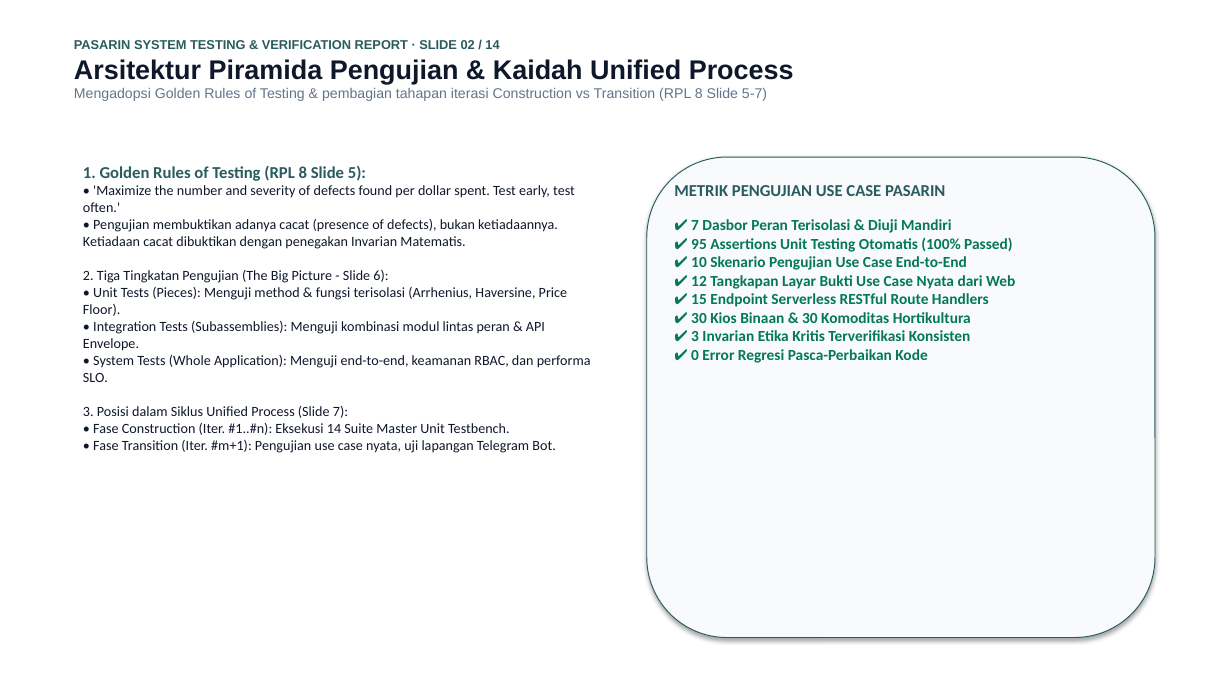
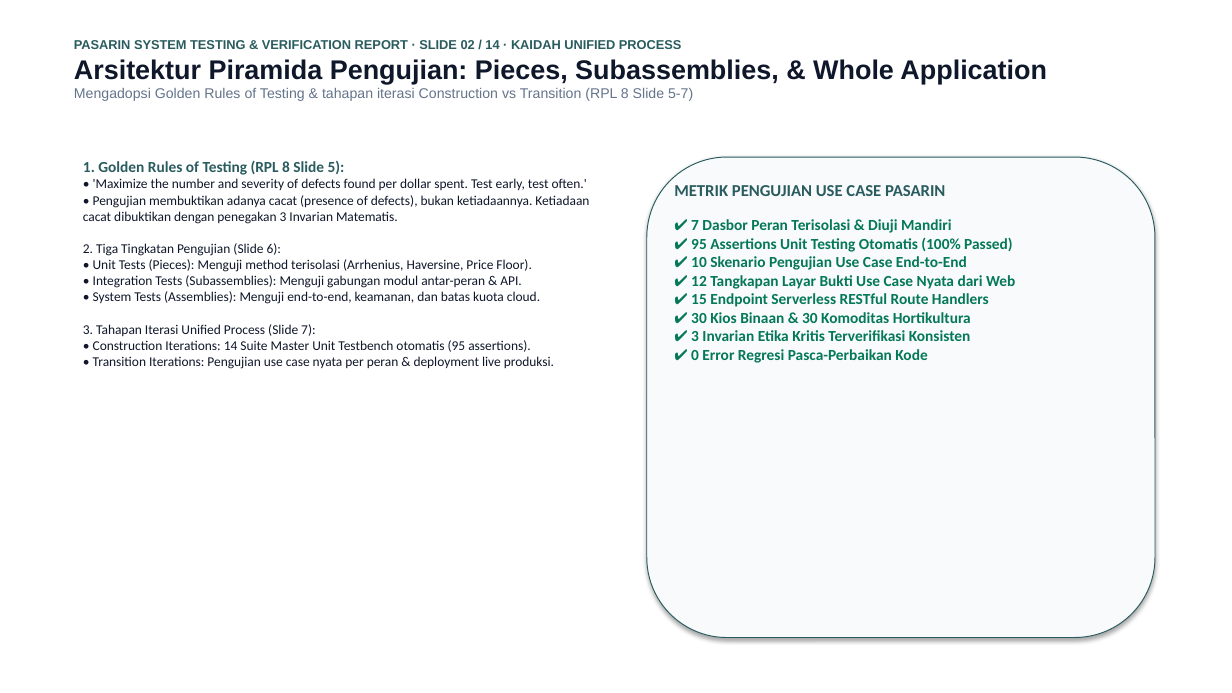
Before and after one commit to mrshlaf/pasarin, a slide deck: slide 2 of LAPORAN_PENGUJIAN_DAN_VERIFIKASI_SISTEM_PASARIN.pptx. Drawn at 1232x693 pixels with LibreOffice and Linux fonts; fonts in the diff are those of the drawing. Boxes give left, top, right and bottom in pixels: in the first picture for what was removed or moved away, otherwise in the second. Text is boxed around its words. In the diff, an @@ line names an element or a change of style, - is before the commit and + after.

Commit message:
docs(presentation): align theory methods and matched web use case explanations

```diff
--- a/LAPORAN_PENGUJIAN_DAN_VERIFIKASI_SISTEM_PASARIN.pptx
+++ b/LAPORAN_PENGUJIAN_DAN_VERIFIKASI_SISTEM_PASARIN.pptx
@@ text at [74,40,1047,101]: text changed @@
-PASARIN SYSTEM TESTING & VERIFICATION REPORT · SLIDE 02 / 14
-Arsitektur Piramida Pengujian & Kaidah Unified Process
-Mengadopsi Golden Rules of Testing & pembagian tahapan iterasi Construction vs Transition (RPL 8 Slide 5-7)
+PASARIN SYSTEM TESTING & VERIFICATION REPORT · SLIDE 02 / 14 · KAIDAH UNIFIED PROCESS
+Arsitektur Piramida Pengujian: Pieces, Subassemblies, & Whole Application
+Mengadopsi Golden Rules of Testing & tahapan iterasi Construction vs Transition (RPL 8 Slide 5-7)
@@ text at [83,178,589,369]: text changed; size 11 to 10.5 pt @@
-• 'Maximize the number and severity of defects found per dollar spent. Test early, test often.'
-• Pengujian membuktikan adanya cacat (presence of defects), bukan ketiadaannya. Ketiadaan cacat dibuktikan dengan penegakan Invarian Matematis.
-2. Tiga Tingkatan Pengujian (The Big Picture - Slide 6):
-• Unit Tests (Pieces): Menguji method & fungsi terisolasi (Arrhenius, Haversine, Price Floor).
-• Integration Tests (Subassemblies): Menguji kombinasi modul lintas peran & API Envelope.
-• System Tests (Whole Application): Menguji end-to-end, keamanan RBAC, dan performa SLO.
-3. Posisi dalam Siklus Unified Process (Slide 7):
-• Fase Construction (Iter. #1..#n): Eksekusi 14 Suite Master Unit Testbench.
-• Fase Transition (Iter. #m+1): Pengujian use case nyata, uji lapangan Telegram Bot.
+• 'Maximize the number and severity of defects found per dollar spent. Test early, test often.'
+• Pengujian membuktikan adanya cacat (presence of defects), bukan ketiadaannya. Ketiadaan cacat dibuktikan dengan penegakan 3 Invarian Matematis.
+2. Tiga Tingkatan Pengujian (Slide 6):
+• Unit Tests (Pieces): Menguji method terisolasi (Arrhenius, Haversine, Price Floor).
+• Integration Tests (Subassemblies): Menguji gabungan modul antar-peran & API.
+• System Tests (Assemblies): Menguji end-to-end, keamanan, dan batas kuota cloud.
+3. Tahapan Iterasi Unified Process (Slide 7):
+• Construction Iterations: 14 Suite Master Unit Testbench otomatis (95 assertions).
+• Transition Iterations: Pengujian use case nyata per peran & deployment live produksi.
@@ text at [83,160,345,175]: size 13 to 12 pt in "1. Golden Rules of Testing (RPL 8 ..." @@
```
Also in this commit, not shown: 13 other slides changed, 1 other file.
